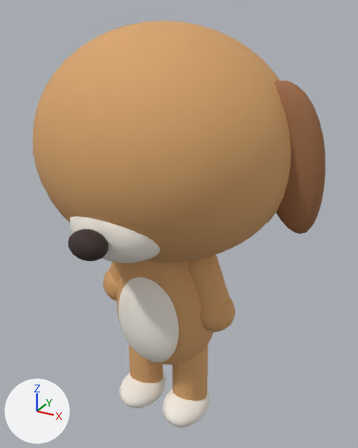
The glTF model public/models/animal-dog.glb: old version first, new version second.
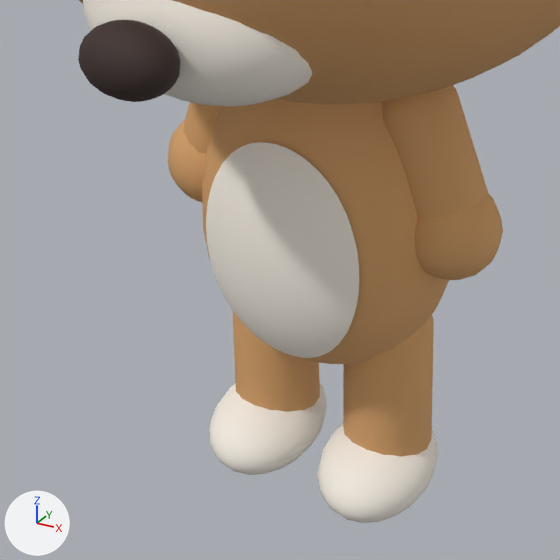
Old and new are each drawn whole from a 50 mm lens placed at (0.447, -0.76, 0.83), pointed at (0.022, 0.013, 0.443) and again close up on the part from 10% to 72% of the width and 49% to 99% of the height. The lights are fixed; the arrows at lower left show +X, +Y and +Z. The last two pictures show the newer version. Where no turn or scale is listed for an object, it has been applied to the vertices.

Names of what the first close-up shows: 'arm_L', 'arm_R', 'belly', 'foot_L', 'foot_R', 'hand_L', 'hand_R', 'head', 'leg_L', 'leg_R', 'muzzle', 'nose', 'torso'.
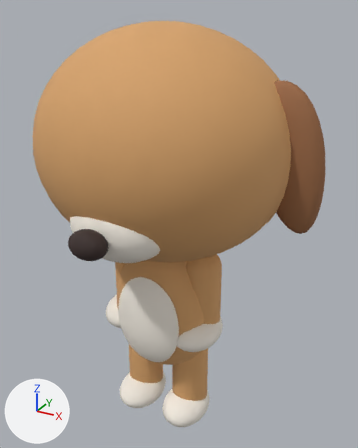
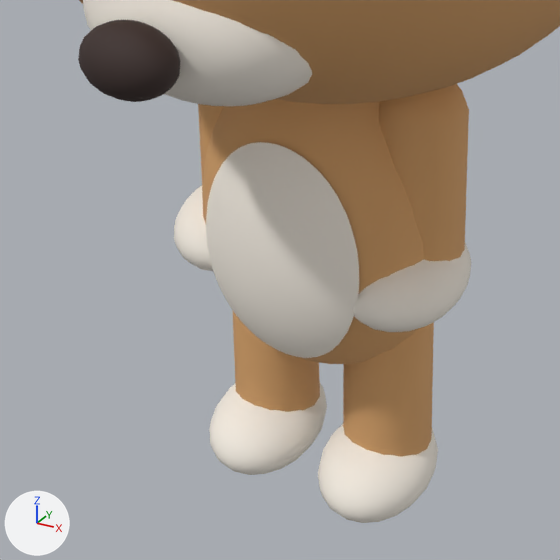
Diff of the bpy script that builds the scene:
```diff
--- a/public/models/animal-dog.glb.py
+++ b/public/models/animal-dog.glb.py
@@ me_arm_l @@
 # used by ob_arm_l; location = (0.08, 0.0, 0.372)
-me_arm_l.from_pydata(...)  # 178 vertices, 352 faces; spans x -0.0341..0.0613, y -0.0338..0.0338, z -0.1123..0.0351
+me_arm_l.from_pydata(...)  # 178 vertices, 352 faces; spans x -0.0384..0.0384, y -0.0384..0.0384, z -0.1568..0.036
+# me_arm_l part 1: 178 of 178 vertices moved; they spanned x -0.0341..0.0613, y -0.0338..0.0338, z -0.1123..0.0351 and now span x -0.0384..0.0384, y -0.0384..0.0384, z -0.1568..0.036; mean shift (-0.015, 0.0, -0.0235)
 me_arm_l.materials.append(mat_fur)
@@ me_hand_l @@
 # used by ob_hand_l; location = (0.08, 0.0, 0.372)
-me_hand_l.from_pydata(...)  # 178 vertices, 352 faces; spans x -0.0088..0.0712, y -0.0412..0.0348, z -0.1304..-0.0488
-me_hand_l.materials.append(mat_fur)  # orange #d8a46b
+me_hand_l.from_pydata(...)  # 222 vertices, 440 faces; spans x -0.048..0.048, y -0.08..0.048, z -0.168..-0.1008
+# me_hand_l part 2: 178 vertices removed from x -0.0088..0.0712, y -0.0412..0.0348, z -0.1304..-0.0488; 222 vertices added at x -0.048..0.048, y -0.08..0.048, z -0.168..-0.1008, forming a UV sphere (20 segments, 12 rings, poles along z)
+me_hand_l.materials.append(mat_cream)  # white #f7f0e5
@@ me_arm_r @@
 # used by ob_arm_r; location = (-0.08, 0.0, 0.372)
-me_arm_r.from_pydata(...)  # 178 vertices, 352 faces; spans x -0.0613..0.0341, y -0.0338..0.0338, z -0.1123..0.0351
+me_arm_r.from_pydata(...)  # 178 vertices, 352 faces; spans x -0.0384..0.0384, y -0.0384..0.0384, z -0.1568..0.036
+# me_arm_r part 3: 178 of 178 vertices moved; they spanned x -0.0613..0.0341, y -0.0338..0.0338, z -0.1123..0.0351 and now span x -0.0384..0.0384, y -0.0384..0.0384, z -0.1568..0.036; mean shift (0.015, 0.0, -0.0235)
 me_arm_r.materials.append(mat_fur)
@@ me_hand_r @@
 # used by ob_hand_r; location = (-0.08, 0.0, 0.372)
-me_hand_r.from_pydata(...)  # 178 vertices, 352 faces; spans x -0.0712..0.0088, y -0.0412..0.0348, z -0.1304..-0.0488
-me_hand_r.materials.append(mat_fur)  # orange #d8a46b
+me_hand_r.from_pydata(...)  # 222 vertices, 440 faces; spans x -0.048..0.048, y -0.08..0.048, z -0.168..-0.1008
+# me_hand_r part 4: 178 vertices removed from x -0.0712..0.0088, y -0.0412..0.0348, z -0.1304..-0.0488; 222 vertices added at x -0.048..0.048, y -0.08..0.048, z -0.168..-0.1008, forming a UV sphere (20 segments, 12 rings, poles along z)
+me_hand_r.materials.append(mat_cream)  # white #f7f0e5
```

What differs and where, as boxes [x1, y1, x2, y2] in the close-ups (560 x 560 px):
'arm_L', reshaped (16% narrower, 31% taller)
    before: [382, 85, 489, 220]
    after: [379, 84, 469, 261]
'hand_L', reshaped, recoloured (32% wider)
    before: [414, 194, 503, 280]
    after: [353, 243, 471, 332]
'hand_R', reshaped, recoloured
    before: [168, 121, 206, 203]
    after: [174, 186, 214, 272]
'arm_R', reshaped
    before: [183, 102, 222, 154]
    after: [198, 104, 224, 181]
